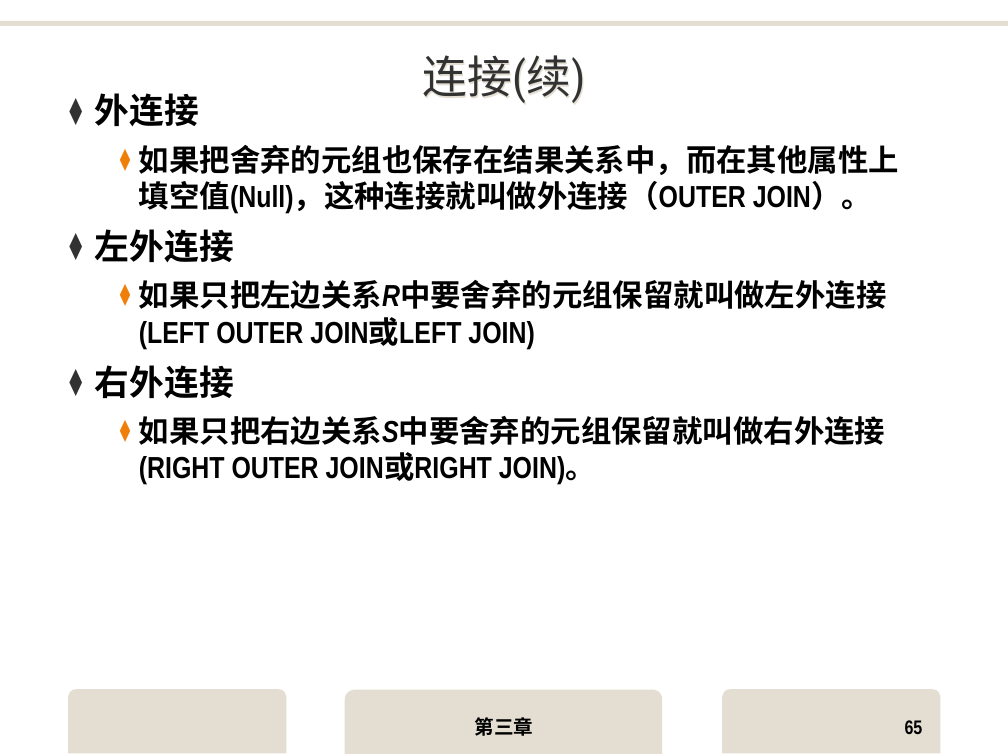
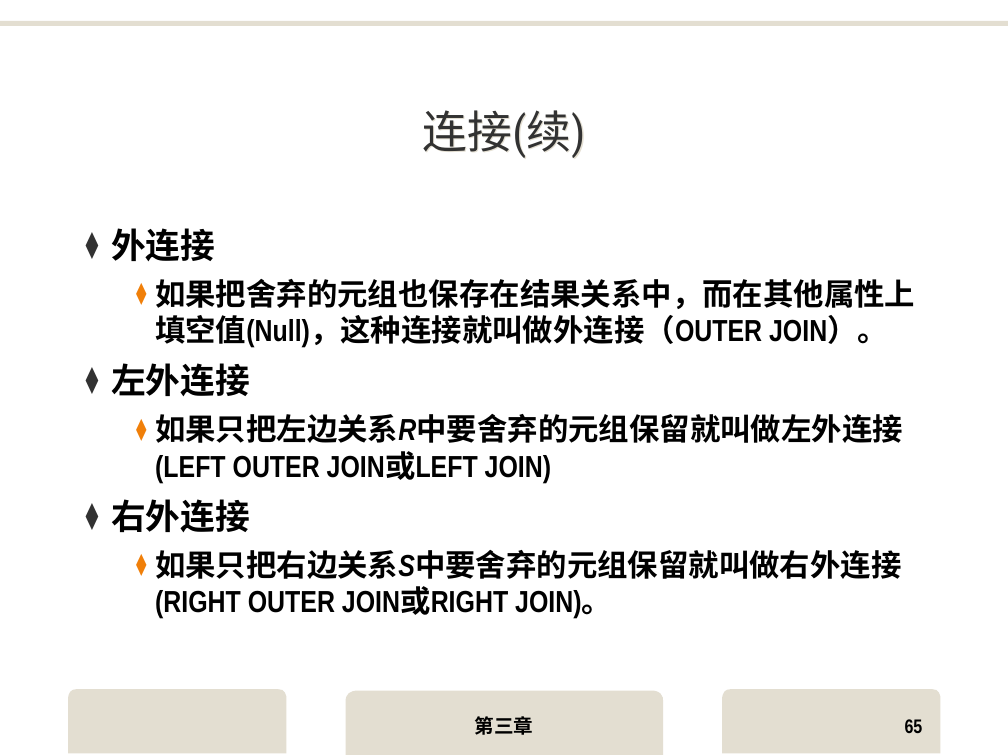
Before and after one commit to yuanba/Study, a slide deck: slide 65 of MySQL/DB-ppt/3关系数据库.ppt. Drawn at 1008x756 pixels with LibreOffice and Linux fonts; fonts in the diff are those of the drawing; background and template pictures are left out. Boxes give left, top, right and bottom in pixels: in the first picture for what was removed or moved away, otherwise in the second. Text is boxed around its words. In the diff, an @@ line names an element or a change of style, - is before the commit and + after.

```diff
--- a/MySQL/DB-ppt/3关系数据库.ppt
+++ b/MySQL/DB-ppt/3关系数据库.ppt
@@ title "连接(续)" moved from (x1=422, y1=55, x2=585, y2=105) to (x1=423, y1=110, x2=586, y2=158) @@
@@ text "外连接" moved from (x1=95, y1=93, x2=899, y2=484) to (x1=111, y1=228, x2=915, y2=618) @@
```
Also in this commit, not shown: 80 other slides changed, 28 other files.
